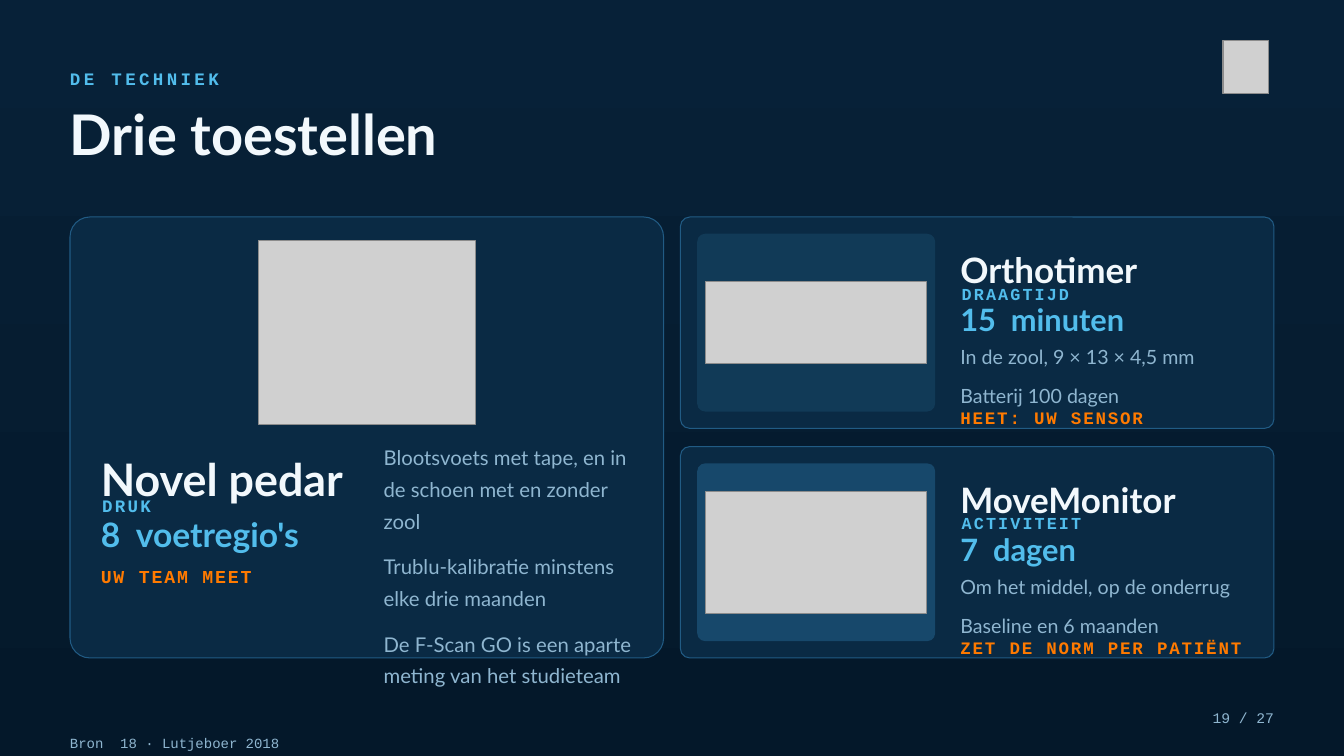
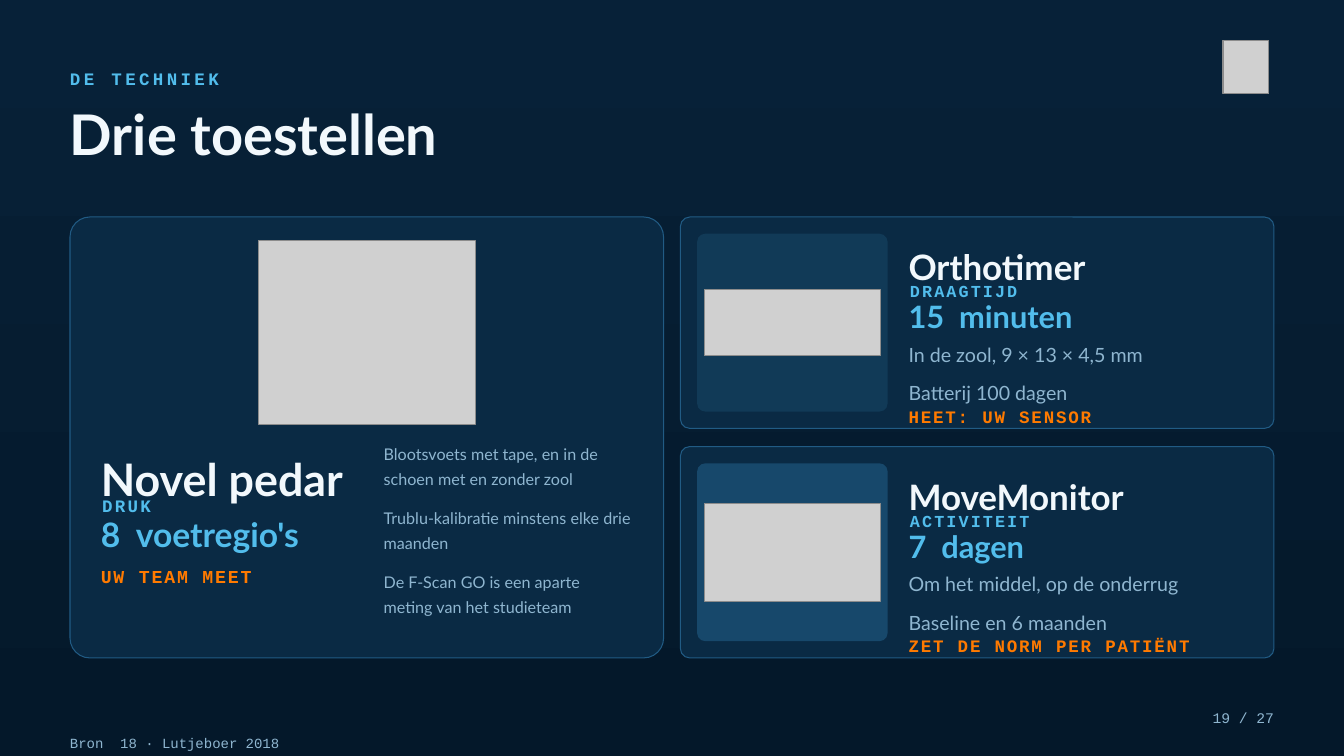
Before and after one commit to Dellfs/paradise-project, a slide deck: slide 19 of PARADISE_presentatie/PARADISE_centra_kort.pptx. Drawn at 1344x756 pixels with LibreOffice and Linux fonts; fonts in the diff are those of the drawing; grey boxes stand for pictures. Boxes give left, top, right and bottom in pixels: in the first picture for what was removed or moved away, otherwise in the second. Text is boxed around its words. In the diff, an @@ line names an element or a change of style, - is before the commit and + after.

```diff
--- a/PARADISE_presentatie/PARADISE_centra_kort.pptx
+++ b/PARADISE_presentatie/PARADISE_centra_kort.pptx
@@ rounded rectangle: place and size @@
-rounded rectangle at [698, 234, 936, 411]
+rounded rectangle at [698, 234, 888, 411]
@@ text "Orthotimer": place and size @@
-text "Orthotimer" at [960, 257, 1137, 290]
+text "Orthotimer" at [909, 254, 1086, 287]
@@ picture: place and size @@
-picture at [706, 281, 927, 364]
+picture at [705, 290, 881, 356]
@@ text "15 minuten": place and size @@
-text "15 minuten" at [960, 308, 1124, 331]
+text "15 minuten" at [909, 305, 1072, 328]
@@ text "DRAAGTIJD": place and size @@
-text "DRAAGTIJD" at [962, 289, 1069, 300]
+text "DRAAGTIJD" at [910, 286, 1017, 297]
@@ text "In de zool, 9 × ...": place and size @@
-text "In de zool, 9 × ..." at [960, 349, 1194, 407]
+text "In de zool, 9 × ..." at [909, 347, 1143, 404]
@@ text "HEET: UW SENSOR": place and size @@
-text "HEET: UW SENSOR" at [960, 412, 1143, 429]
+text "HEET: UW SENSOR" at [909, 411, 1091, 429]
@@ text "Blootsvoets met tape, en in ..." at [384, 448, 630, 616]: size 14.5 to 11.5 pt @@
@@ rounded rectangle: place and size @@
-rounded rectangle at [698, 464, 936, 641]
+rounded rectangle at [698, 464, 888, 641]
@@ text "MoveMonitor": place and size @@
-text "MoveMonitor" at [960, 487, 1175, 519]
+text "MoveMonitor" at [909, 484, 1124, 517]
@@ picture: place and size @@
-picture at [706, 491, 927, 613]
+picture at [705, 503, 881, 601]
@@ text "ACTIVITEIT": place and size @@
-text "ACTIVITEIT" at [962, 518, 1081, 529]
+text "ACTIVITEIT" at [910, 516, 1029, 527]
@@ text "7 dagen": place and size @@
-text "7 dagen" at [960, 538, 1076, 567]
+text "7 dagen" at [909, 535, 1024, 564]
@@ text "Om het middel, op de ...": place and size @@
-text "Om het middel, op de ..." at [960, 579, 1230, 633]
+text "Om het middel, op de ..." at [909, 576, 1178, 630]
@@ text "ZET DE NORM PER PATIËNT": place and size @@
-text "ZET DE NORM PER PATIËNT" at [960, 642, 1241, 658]
+text "ZET DE NORM PER PATIËNT" at [909, 640, 1189, 658]
```
Also in this commit, not shown: 1 other slide changed, 13 other files.
